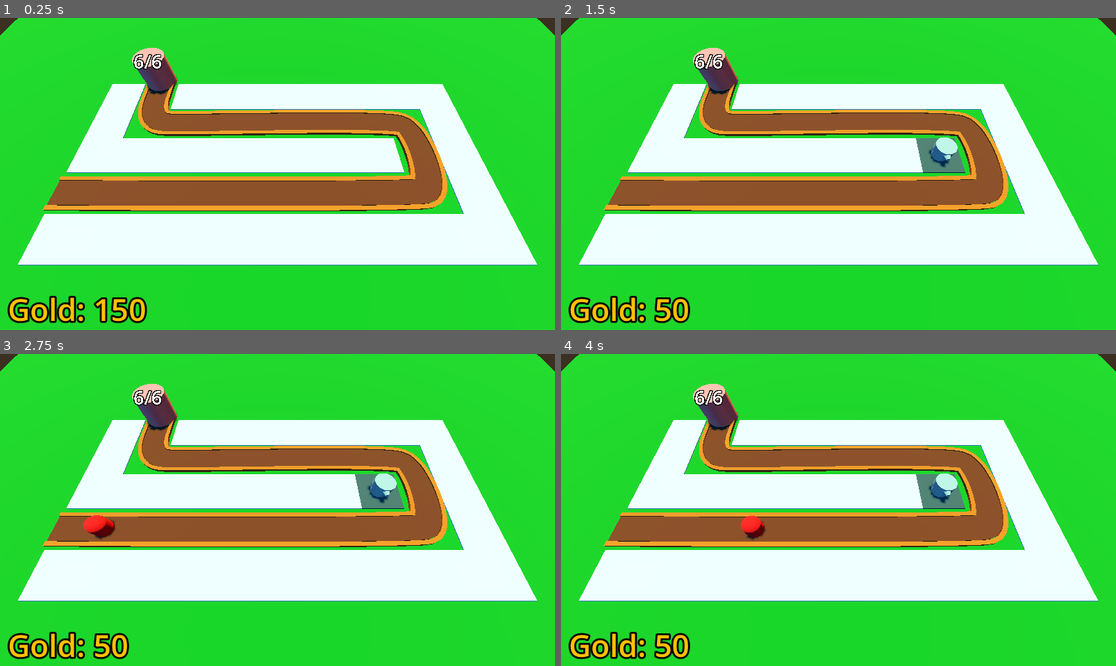
Above: before the commit, frames 1-4 (two rows, left to right).
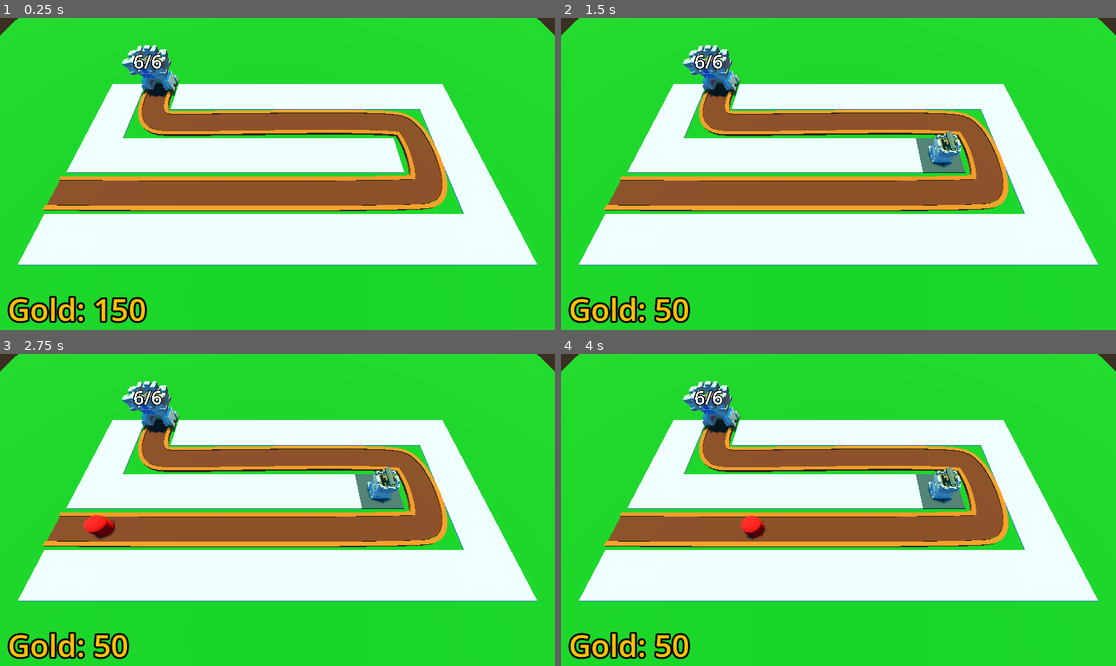
Above: after the commit, the same moments.

Repository: SirBarbecuedWaffle/barbarianBlaster
Game: Godot game, scene res://world/node_3d.tscn
Same seed, same stepped clock (60 frames per second), same inputs: the game is played once before the commit and once after it.
Inputs (mouse positions are in pixels of both pictures, inside the frame that each line leads up to):
- Up to frame 1 (0.25 s): no input
- Up to frame 2 (1.5 s): tap Enter at 0.5 s; move the mouse to (960, 158) at 0.52 s; click (960, 158) at 0.6 s; tap Space at 1.25 s; move the mouse to (727, 189) at 1.27 s; click (727, 189) at 1.35 s
- Up to frame 3 (2.75 s): tap Enter at 2 s; move the mouse to (333, 441) at 2.02 s; click (333, 441) at 2.1 s
- Up to frame 4 (4 s): move the mouse to (810, 572) at 2.77 s; click (810, 572) at 2.85 s; move the mouse to (1005, 556) at 3.52 s; click (1005, 556) at 3.6 s

The runs differ from the first frame. In frame 1, 0.9% of the frame differs, in the area x 21-33%, y 8-26%; in frame 2, 1.3%, in the area x 21-73%, y 8-48%; in frame 3, 1.3%; in frame 4, 1.3%.

Commit message:
turrets look good

Diff:
--- a/barbarian-blaster/base/base.tscn
+++ b/barbarian-blaster/base/base.tscn
@@ -1,21 +1,23 @@
-[gd_scene load_steps=3 format=3 uid="uid://5chbc11g4cem"]
+[gd_scene format=3 uid="uid://5chbc11g4cem"]
 
 [ext_resource type="Script" uid="uid://y76hk7whmbmw" path="res://base/base.gd" id="1_mftly"]
+[ext_resource type="PackedScene" uid="uid://54fkg5utrvdf" path="res://Assets/Base.glb" id="2_m7viw"]
 
 [sub_resource type="StandardMaterial3D" id="StandardMaterial3D_o0ruf"]
 albedo_color = Color(1, 0.39, 0.39, 1)
 
-[node name="base" type="Node3D" groups=["base"]]
+[node name="base" type="Node3D" unique_id=803658240 groups=["base"]]
 script = ExtResource("1_mftly")
 
-[node name="CSGCylinder3D" type="CSGCylinder3D" parent="."]
+[node name="CSGCylinder3D" type="CSGCylinder3D" parent="." unique_id=12336327]
 transform = Transform3D(1, 0, 0, 0, 1, 0, 0, 0, 1, 0, 2, -0.59)
+visible = false
 radius = 2.1
 height = 4.0
 sides = 32
 material = SubResource("StandardMaterial3D_o0ruf")
 
-[node name="Label3D" type="Label3D" parent="."]
+[node name="Label3D" type="Label3D" parent="." unique_id=627638882]
 transform = Transform3D(1, 0, 0, 0, 1, 0, 0, 0, 1, 0, 3.8177538, 0)
 billboard = 1
 no_depth_test = true
@@ -23,3 +25,5 @@
 text = "5"
 font_size = 500
 outline_size = 100
+
+[node name="Base" parent="." unique_id=2069143197 instance=ExtResource("2_m7viw")]
--- a/barbarian-blaster/turret/turret.gd
+++ b/barbarian-blaster/turret/turret.gd
@@ -1,16 +1,18 @@
 extends Node3D
 var proj=preload("res://projectile/projectile.tscn")
 @export var enemyPath : Path3D
+@onready var cannon: Node3D = $turretBase/turretTop/Cannon
 var target : Node3D
 @export var range:=10.0
 @onready var animation_player: AnimationPlayer = $AnimationPlayer
-@onready var turret_base: MeshInstance3D = $turretBase
+@onready var turret_base: Node3D = $turretBase
 @onready var timer: Timer = $Timer
+@onready var turret_mesh: Node3D = $turretBase/TurretMesh
 
 func _physics_process(delta: float) -> void:
 	target=find_best_target()
 	if target is Enemy:
-		look_at(target.global_position,Vector3.UP,true)
+		turret_base.look_at(target.global_position,Vector3.UP,true)
 	turret_base.rotation.z=0
 	turret_base.rotation.x=0
 func _on_timer_timeout() -> void:
@@ -18,9 +20,9 @@
 		animation_player.play("fire")
 		var shotproj=proj.instantiate()
 		add_child(shotproj)
-		shotproj.global_position=global_position
-		shotproj.global_position.y=global_position.y+1.8
-		shotproj.direction=global_transform.basis.z
+		shotproj.global_position=cannon.global_position
+		shotproj.global_position.y=cannon.global_position.y
+		shotproj.direction=cannon.global_transform.basis.z
 
 func find_best_target()->Enemy:
 	var bestEnemy : PathFollow3D = null
--- a/barbarian-blaster/turret/turret.tscn
+++ b/barbarian-blaster/turret/turret.tscn
@@ -1,19 +1,8 @@
-[gd_scene load_steps=8 format=3 uid="uid://cr6t7alfx8jhy"]
+[gd_scene format=3 uid="uid://cr6t7alfx8jhy"]
 
 [ext_resource type="Script" uid="uid://ktiefksict5w" path="res://turret/turret.gd" id="1_vfthy"]
-
-[sub_resource type="CylinderMesh" id="CylinderMesh_pweg5"]
-height = 0.5
-
-[sub_resource type="CylinderMesh" id="CylinderMesh_vfthy"]
-top_radius = 0.6
-bottom_radius = 0.6
-height = 0.5
-
-[sub_resource type="CylinderMesh" id="CylinderMesh_2876l"]
-top_radius = 0.1
-bottom_radius = 0.2
-height = 0.25
+[ext_resource type="PackedScene" uid="uid://bs26r40m26par" path="res://Assets/TurretBase.glb" id="2_1p48p"]
+[ext_resource type="PackedScene" uid="uid://dqoi5ww3o6lhr" path="res://Assets/Cannon.glb" id="3_uqrhp"]
 
 [sub_resource type="Animation" id="Animation_2876l"]
 length = 0.001
@@ -52,28 +41,25 @@
 &"fire": SubResource("Animation_vfthy")
 }
 
-[node name="Turret" type="Node3D"]
+[node name="Turret" type="Node3D" unique_id=1619646238]
 script = ExtResource("1_vfthy")
 
-[node name="turretBase" type="MeshInstance3D" parent="."]
+[node name="turretBase" type="Node3D" parent="." unique_id=2013179925]
 transform = Transform3D(2, 0, 0, 0, 2, 0, 0, 0, 2, 0, 0.5, 0)
-mesh = SubResource("CylinderMesh_pweg5")
 
-[node name="turretTop" type="MeshInstance3D" parent="turretBase"]
+[node name="turretTop" type="Node3D" parent="turretBase" unique_id=1807270242]
 transform = Transform3D(1, 0, 0, 0, 1, 0, 0, 0, 1, 0, 0.5, 0)
-mesh = SubResource("CylinderMesh_vfthy")
 
-[node name="MeshInstance3D" type="MeshInstance3D" parent="turretBase/turretTop"]
-transform = Transform3D(1, 0, 0, 0, -4.371139e-08, -1, 0, 1, -4.371139e-08, 0, 0, 0.68831503)
-mesh = SubResource("CylinderMesh_2876l")
+[node name="Cannon" parent="turretBase/turretTop" unique_id=574855103 instance=ExtResource("3_uqrhp")]
+transform = Transform3D(0.5, 0, 0, 0, 0.5, 0, 0, 0, 0.5, 0, 0.33498442, 0)
 
-[node name="Timer" type="Timer" parent="."]
+[node name="Timer" type="Timer" parent="." unique_id=1782624834]
 wait_time = 0.3
 autostart = true
 
-[node name="AnimationPlayer" type="AnimationPlayer" parent="."]
-libraries = {
-&"": SubResource("AnimationLibrary_1p48p")
-}
+[node name="AnimationPlayer" type="AnimationPlayer" parent="." unique_id=1884327534]
+libraries/ = SubResource("AnimationLibrary_1p48p")
+
+[node name="TurretMesh" parent="." unique_id=723001612 instance=ExtResource("2_1p48p")]
 
 [connection signal="timeout" from="Timer" to="." method="_on_timer_timeout"]
Binary file added: barbarian-blaster/Assets/Base.glb
Not shown, added: barbarian-blaster/Assets/Base.glb.import
Binary file added: barbarian-blaster/Assets/Base_Castle-metallic.png-Castle-roughness.png
Not shown, added: barbarian-blaster/Assets/Base_Castle-metallic.png-Castle-roughness.png.import
Binary file added: barbarian-blaster/Assets/Base_castle-colour-palette.png
Not shown, added: barbarian-blaster/Assets/Base_castle-colour-palette.png.import
Binary file added: barbarian-blaster/Assets/Cannon.glb
Not shown, added: barbarian-blaster/Assets/Cannon.glb.import
Binary file added: barbarian-blaster/Assets/Cannon_Castle-metallic.png-Castle-roughness.png
Not shown, added: barbarian-blaster/Assets/Cannon_Castle-metallic.png-Castle-roughness.png.import
Binary file added: barbarian-blaster/Assets/Cannon_castle-colour-palette.png
Not shown, added: barbarian-blaster/Assets/Cannon_castle-colour-palette.png.import
(and 18 more such lines)
